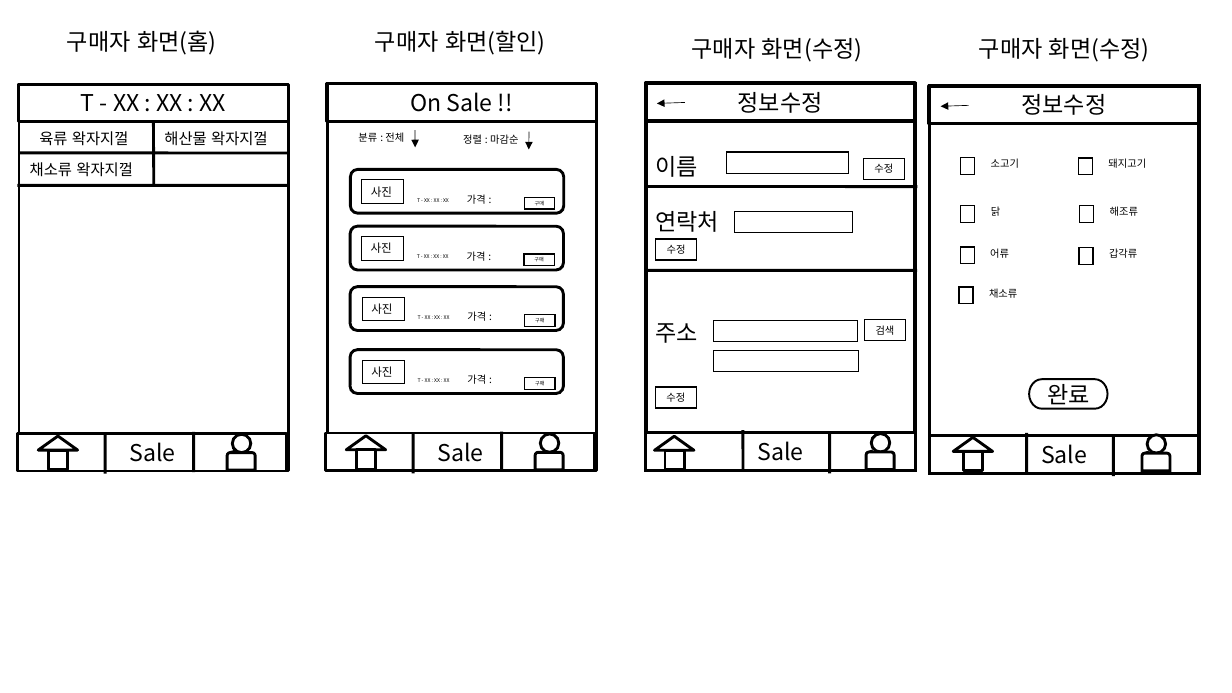
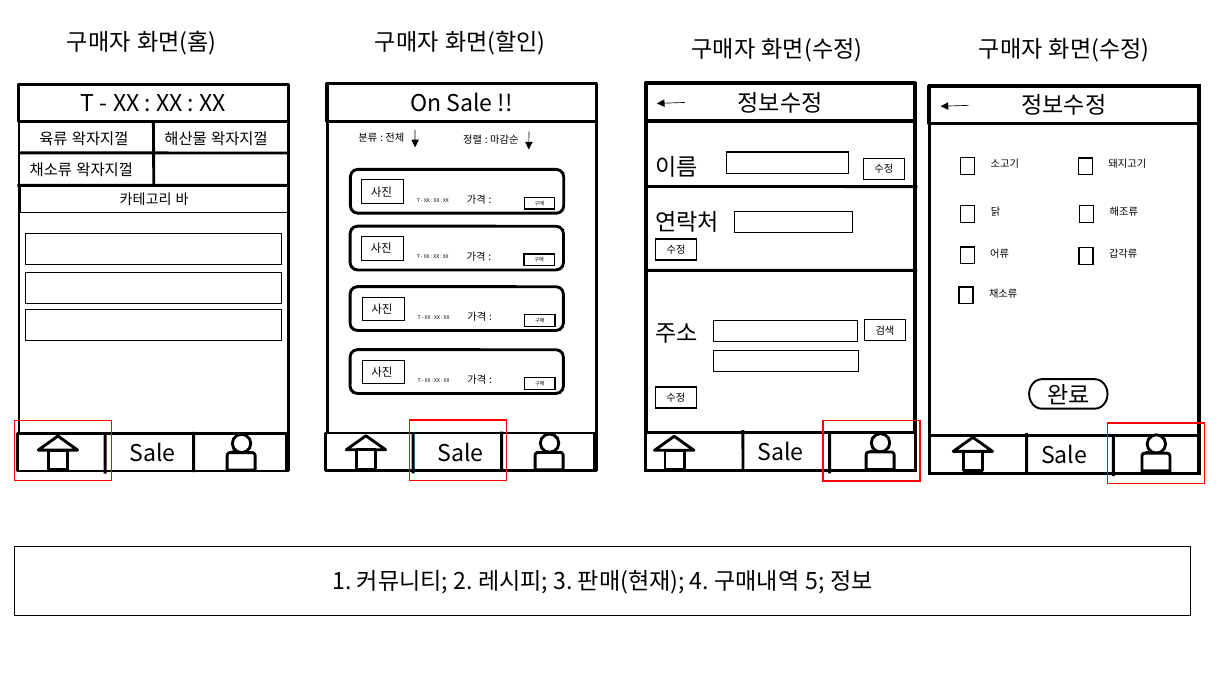
Before and after one commit to VanSubstance/projectTemp, a slide deck: slide 3 of Documents/공모전 ver.1.pptx (slide 5 before the commit). Drawn at 1232x693 pixels with LibreOffice and Linux fonts; fonts in the diff are those of the drawing. Boxes give left, top, right and bottom in pixels: in the first picture for what was removed or moved away, otherwise in the second. Text is boxed around its words. In the diff, an @@ line names an element or a change of style, - is before the commit and + after.

```diff
--- a/Documents/공모전 ver.1.pptx
+++ b/Documents/공모전 ver.1.pptx
@@ rectangle added at (20, 186, 288, 213), outline #000000 1 pt, 11 pt, text #000000 @@
+카테고리 바
@@ rectangle added at (25, 234, 281, 265), outline #000000 1 pt @@
@@ rectangle added at (25, 273, 281, 304), outline #000000 1 pt @@
@@ rectangle added at (25, 310, 281, 341), outline #000000 1 pt @@
@@ rectangle added at (15, 421, 112, 481), outline #FF0000 1 pt @@
@@ rectangle added at (409, 420, 506, 480), outline #FF0000 1 pt @@
@@ rectangle added at (823, 421, 921, 481), outline #FF0000 1 pt @@
@@ rectangle added at (1108, 423, 1205, 483), outline #FF0000 1 pt @@
@@ rectangle added at (15, 546, 1191, 616), outline #000000 1 pt, 18 pt, text #000000 @@
+1. 커뮤니티; 2. 레시피; 3. 판매(현재); 4. 구매내역 5; 정보
```
Also in this commit, not shown: 3 other slides changed.
